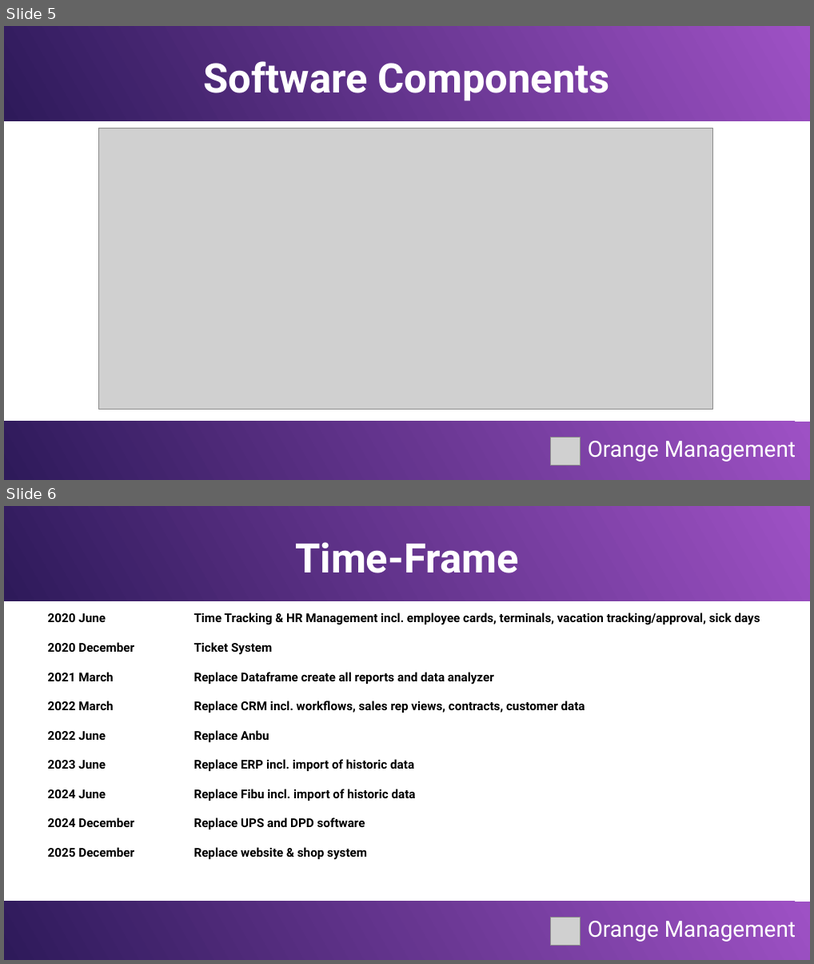
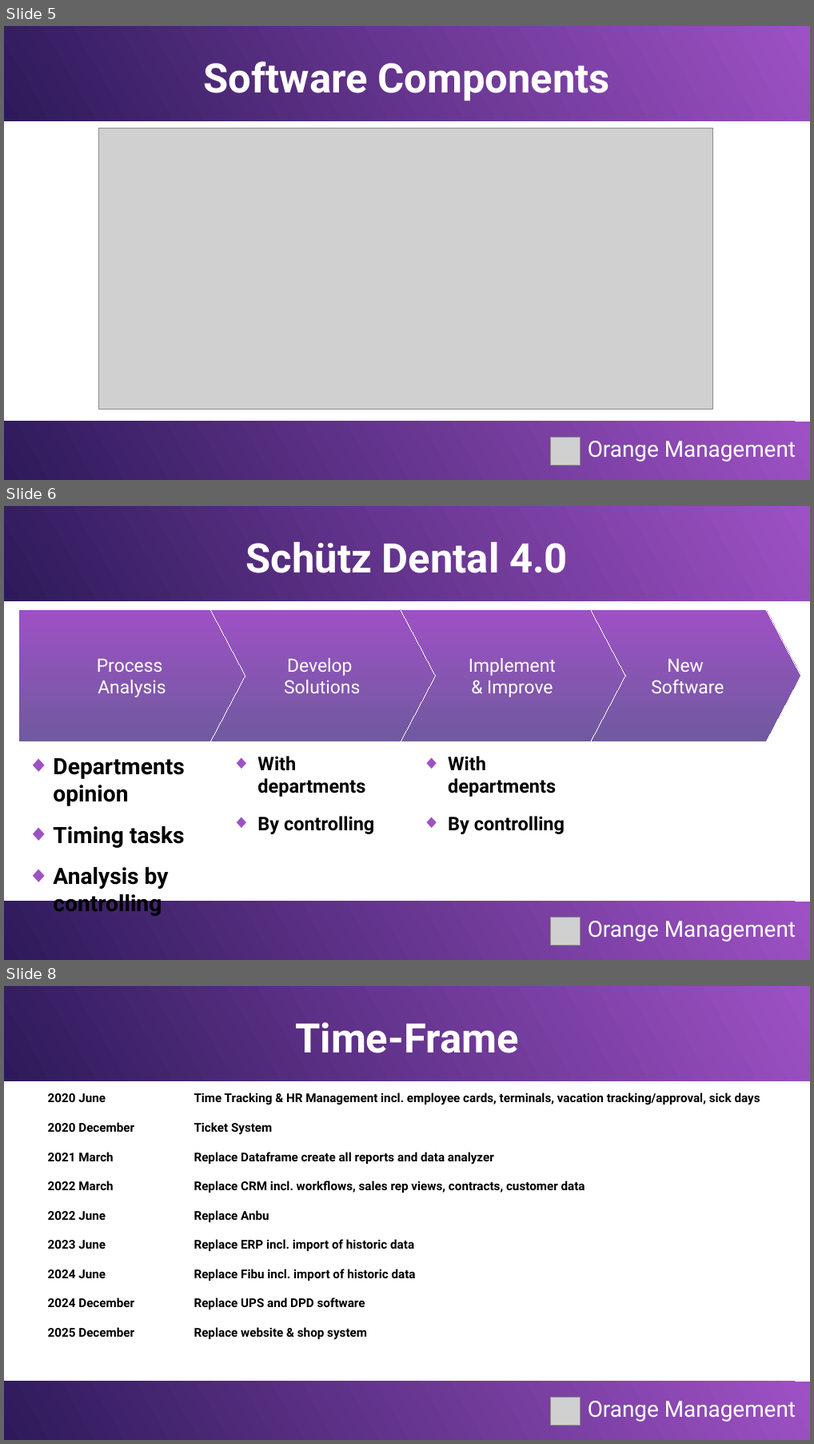
Before and after one commit to Karaka-Management/Organization-Guide, a slide deck: Strategy/Marketing/Presentations/oms_base.odp. Shown one above the other, each under a label of ours: slides 5 and 6 before the commit, slides 5, 6 and 8 after it; the slides between them are not shown. The pictures are 814x964 and 814x1444 pixels, drawn with LibreOffice and Linux fonts; fonts in the diff are those of the drawing; grey boxes stand for pictures. Boxes give left, top, right and bottom in pixels: in the first picture for what was removed or moved away, otherwise in the second. Text is boxed around its words. In the diff, an @@ line names an element or a change of style, - is before the commit and + after.

```diff
--- a/Strategy/Marketing/Presentations/oms_base.odp
+++ b/Strategy/Marketing/Presentations/oms_base.odp
@@ slide 6 added at (4,506,810,960), background #FFFFFF @@
@@ rectangle added at (4,506,810,601), fill gradient #9E51C5 to #2E1A5A @@
@@ title added at (246,542,568,573), 40 pt, text #FFFFFF, bold @@
+Schütz Dental 4.0
@@ freeform shape added at (18,610,246,742), fill gradient #705A9F to #9E51C5, outline #FFFFFF 0 pt, 18 pt, text #FFFFFF @@
+Process
+Analysis
@@ freeform shape added at (209,610,436,742), fill gradient #705A9F to #9E51C5, outline #FFFFFF 0 pt, 18 pt, text #FFFFFF @@
+Develop
+Solutions
@@ freeform shape added at (399,610,626,742), fill gradient #705A9F to #9E51C5, outline #FFFFFF 0 pt, 18 pt, text #FFFFFF @@
+Implement
+& Improve
@@ freeform shape added at (574,610,802,742), fill gradient #705A9F to #9E51C5, outline #FFFFFF 0 pt, 18 pt, text #FFFFFF @@
+New
+Software
@@ text added at (53,758,185,916), 22.2 pt, text #000000, bold @@
+◆ Departments opinion
+◆ Timing tasks
+◆ Analysis by controlling
@@ text added at (258,756,374,834), 18.5 pt, text #000000, bold @@
+◆ With departments
+◆ By controlling
@@ text added at (448,756,565,834), 18.5 pt, text #000000, bold @@
+◆ With departments
+◆ By controlling
@@ rectangle added at (4,901,810,960), fill gradient #9E51C5 to #2E1A5A @@
@@ picture added at (551,917,582,945) @@
@@ text added at (588,920,796,941), 22 pt, text #FFFFFF @@
+Orange Management
@@ what was slide 6 is now slide 8 @@
```
Also in this commit, not shown: 1 other slide added, 3 other files.
